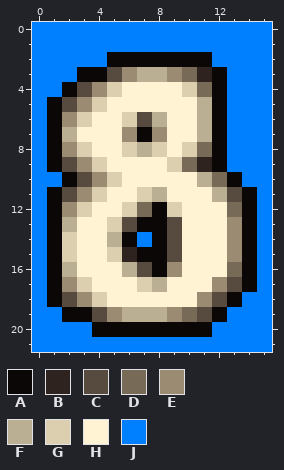
A pixel-art sprite gets an edit: src/client/gui/data/8.png. Above is the file before it was changed.
The file is 16x22 pixels.
Palette (. is transparent): A #0b0707  B #2f231f  C #574b3f  D #776b57  E #9b8b73  F #bbaf93  G #dbcfaf  H #fff3d3  J #0080ff
Now the later version:
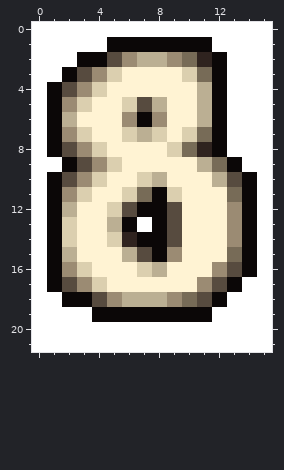
Difference:
@@ palette @@
-J #0080ff
+J #ffffff
@@ x 0..15 @@
  0 JJJJJJJJJJJJJJJJ
- 1 JJJJJJJJJJJJJJJJ
- 2 JJJJJAAAAAAAJJJJ
- 3 JJJAACEFFEDBAJJJ
- 4 JJACEGHHHHGDAJJJ
- 5 JACEGHHHHHHFAJJJ
- 6 JAEGHHGCFHHFAJJJ
- 7 JAFHHHEAEHHFAJJJ
- 8 JAEGHHGFGHGDAJJJ
- 9 JACEGHHHHGDBAJJJ
-10 JJACEGHHHHHFDAJJ
-11 JACEGHHGFHHHFCAJ
-12 JAEGHHGDAGHHHDAJ
-13 JAFHHGCAACHHHEAJ
-14 JAGHHFAJACHHHEAJ
-15 JAGHHGBAACHHHEAJ
-16 JAFHHHFCAEHHHDAJ
-17 JAEGHHHGFHHHECAJ
-18 JACEGHHHHHHECAJJ
-19 JJAACEFFFEDCAJJJ
-20 JJJJAAAAAAAAJJJJ
+ 1 JJJJJAAAAAAAJJJJ
+ 2 JJJAACEFFEDBAJJJ
+ 3 JJACEGHHHHGDAJJJ
+ 4 JACEGHHHHHHFAJJJ
+ 5 JAEGHHGCFHHFAJJJ
+ 6 JAFHHHEAEHHFAJJJ
+ 7 JAEGHHGFGHGDAJJJ
+ 8 JACEGHHHHGDBAJJJ
+ 9 JJACEGHHHHHFDAJJ
+10 JACEGHHGFHHHFCAJ
+11 JAEGHHGDAGHHHDAJ
+12 JAFHHGCAACHHHEAJ
+13 JAGHHFAJACHHHEAJ
+14 JAGHHGBAACHHHEAJ
+15 JAFHHHFCAEHHHDAJ
+16 JAEGHHHGFHHHECAJ
+17 JACEGHHHHHHECAJJ
+18 JJAACEFFFEDCAJJJ
+19 JJJJAAAAAAAAJJJJ
+20 JJJJJJJJJJJJJJJJ
 21 JJJJJJJJJJJJJJJJ
Pixel boxes of the changes (left, top, right, bottom) in both pictures:
changed: (32, 22, 272, 352)
